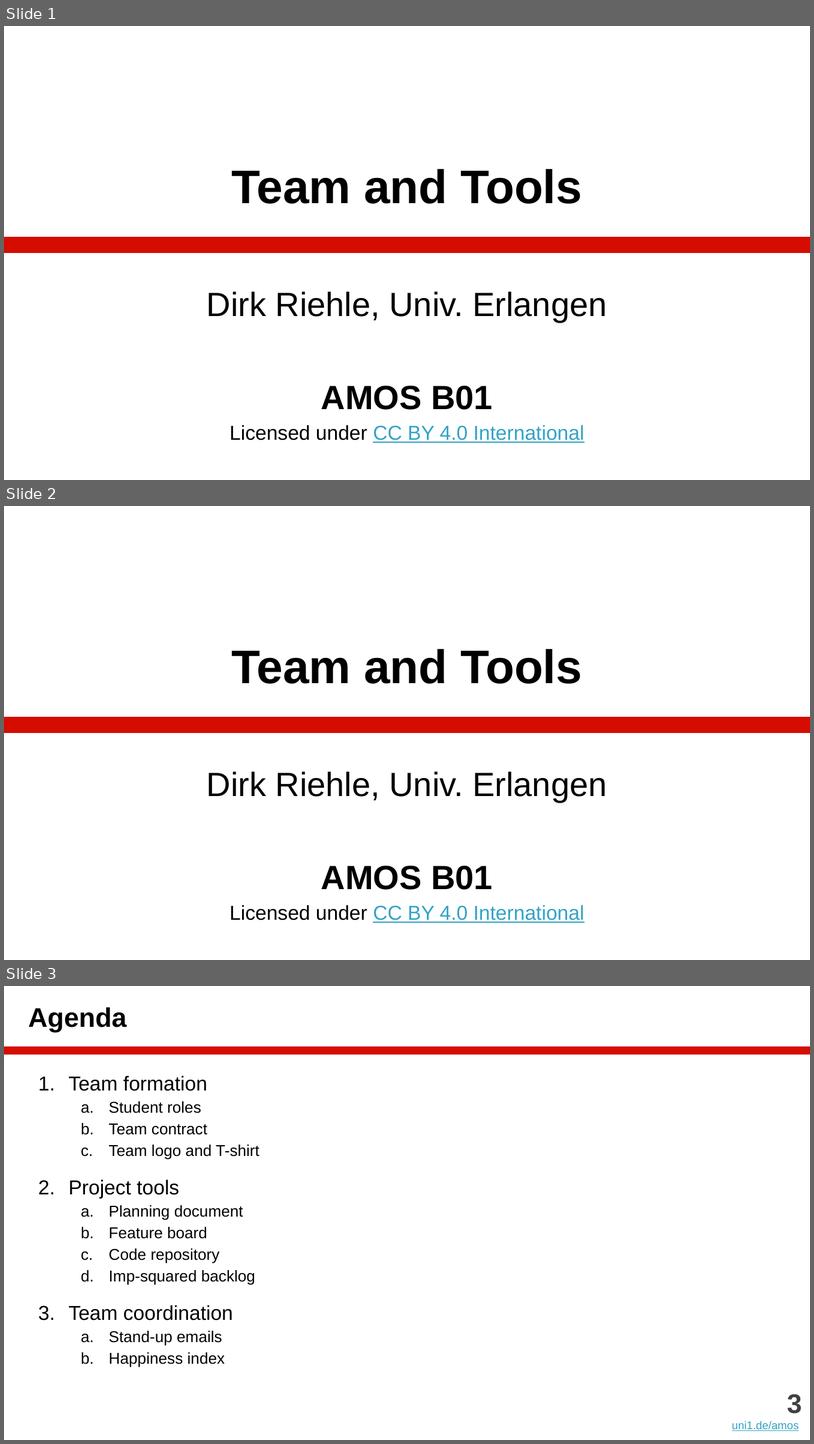
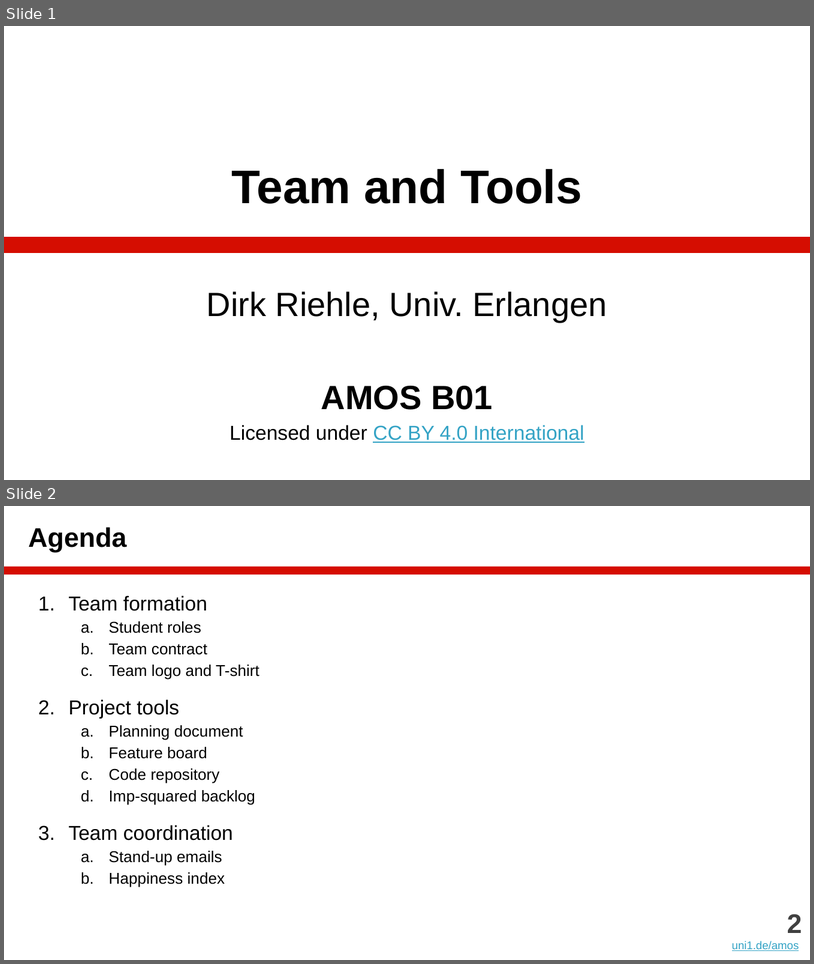
Before and after one commit to dirkriehle/amos-course, a slide deck: Lecture slides/AMOS B01 - Team and Tools.pptx. Shown one above the other, each under a label of ours: slides 1, 2 and 3 before the commit, slides 1 and 2 after it. The pictures are 814x1444 and 814x964 pixels, drawn with LibreOffice and Linux fonts; fonts in the diff are those of the drawing. Boxes give left, top, right and bottom in pixels: in the first picture for what was removed or moved away, otherwise in the second. Text is boxed around its words. In the diff, an @@ line names an element or a change of style, - is before the commit and + after.

```diff
--- a/Lecture slides/AMOS B01 - Team and Tools.pptx
+++ b/Lecture slides/AMOS B01 - Team and Tools.pptx
@@ slide 2 removed at (x1=4, y1=506, x2=810, y2=960), background #FFFFFF; not listed: 1 template element that a slide beside it also shows @@
@@ title removed at (x1=231, y1=649, x2=582, y2=684) @@
-Team and Tools
@@ subtitle removed at (x1=207, y1=771, x2=607, y2=922) @@
-Dirk Riehle, Univ. Erlangen
-AMOS B01
-Licensed under CC BY 4.0 International
@@ what was slide 3 is now slide 2 @@
@@ text at (x1=788, y1=913, x2=803, y2=933): text changed @@
-3
+2
```
Also in this commit, not shown: 1 slide changed, 1 slide added, 1 other slide removed, 10 other files.
